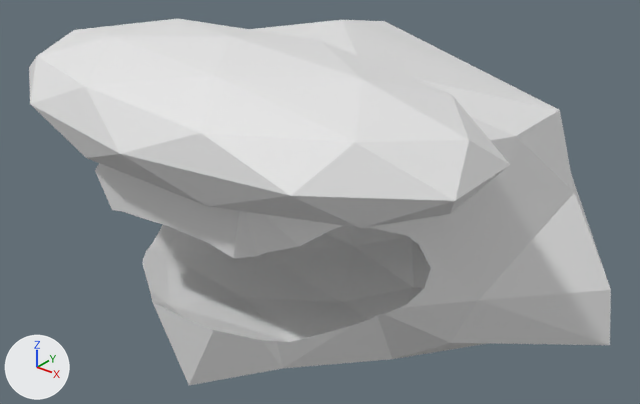
Two versions of the glTF model maybraid/assets/characters/snouts/canine.glb, one commit apart.
Rendered twice from a 50 mm camera at (2.0, -2.73, 1.53) aimed at (0.11, -0.36, 0.06). Every picture has the same lights, and +X, +Y and +Z are marked at lower left. The picture after the commit comes second. Where no turn or scale is listed for an object, it has been applied to the vertices.

The older version as bpy lines, for what is in view:
```python
me_icosphere_002 = bpy.data.meshes.new('Icosphere.002')
me_icosphere_002.from_pydata(...)  # 121 vertices, 238 faces; spans x -1.11..1.16, y -1.01..0.4, z -0.52..0.66
me_icosphere_003 = bpy.data.meshes.new('Icosphere.003')
me_icosphere_003.from_pydata(...)  # an icosphere of 80 faces spanning x -0.95..0.95, y -0.5..0.5, z -0.25..0.25
ob_icosphere = bpy.data.objects.new('Icosphere', me_icosphere_003)
ob_icosphere.location = (0.0, -0.685, 0.5)
ob_icosphere_002 = bpy.data.objects.new('Icosphere.002', me_icosphere_002)
ob_icosphere_002.location = (0.0, 0.0, 0.0)
```
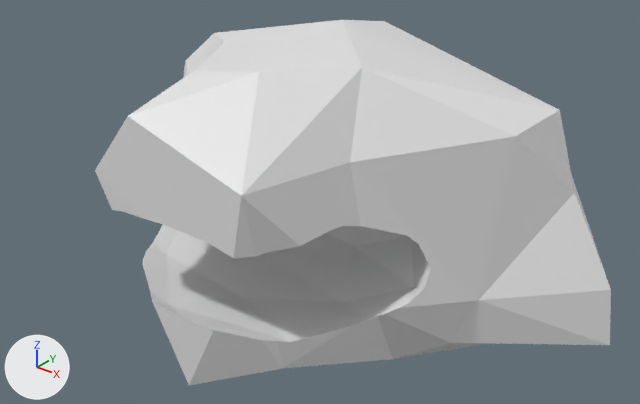
Changed parts and their boxes [x1, y1, x2, y2] in the pictures (640 x 404 px):
```json
{"object": "Icosphere", "change": "deleted", "before": [29, 19, 510, 228]}
```

The change, as JSON lines over the scene's bpy script:
```json
{"op": "remove", "block": "ob_icosphere", "code": ["ob_icosphere = bpy.data.objects.new('Icosphere', me_icosphere_003)", "ob_icosphere.location = (0.0, -0.685, 0.5)"]}
```
